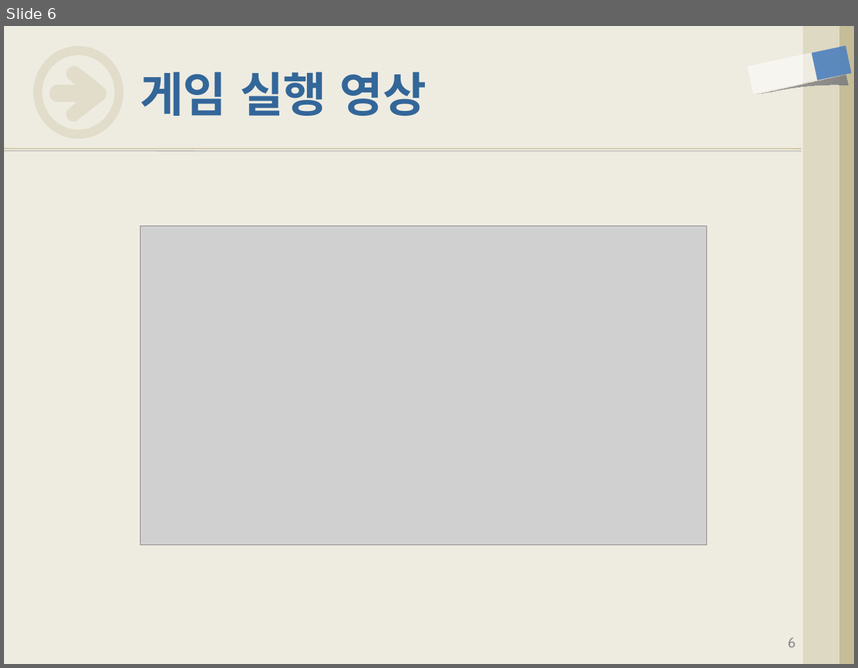
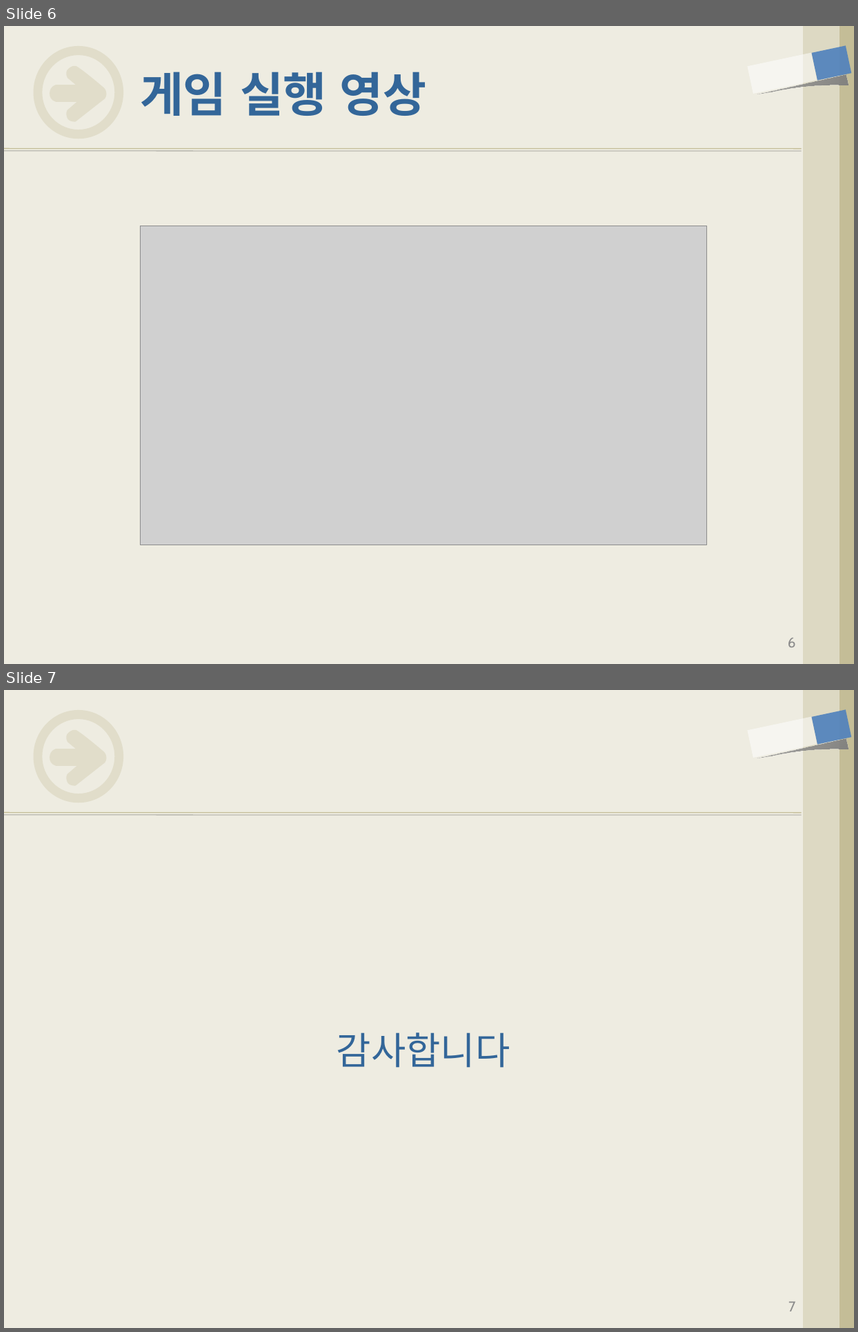
Before and after one commit to iconstudio/2017-Platformer, a slide deck: slides/2016180042_진윤성_2DGP_2차발표.pptx. Shown one above the other, each under a label of ours: slide 6 before the commit, slides 6 and 7 after it. The pictures are 858x668 and 858x1332 pixels, drawn with LibreOffice and Linux fonts; fonts in the diff are those of the drawing; grey boxes stand for pictures. Boxes give left, top, right and bottom in pixels: in the first picture for what was removed or moved away, otherwise in the second. Text is boxed around its words. In the diff, an @@ line names an element or a change of style, - is before the commit and + after.

```diff
--- a/slides/2016180042_진윤성_2DGP_2차발표.pptx
+++ b/slides/2016180042_진윤성_2DGP_2차발표.pptx
@@ slide 7 added at [4,690,854,1328], background #EEECE1; not listed: 8 template elements that a slide beside it also shows @@
@@ text added at [337,1032,510,1067], 32 pt, text #336699 @@
+감사합니다
@@ page number added at [789,1301,795,1311], 12 pt, text #8C8C8C @@
+7
```
Also in this commit, not shown: 2 slides changed, 4 other files.
